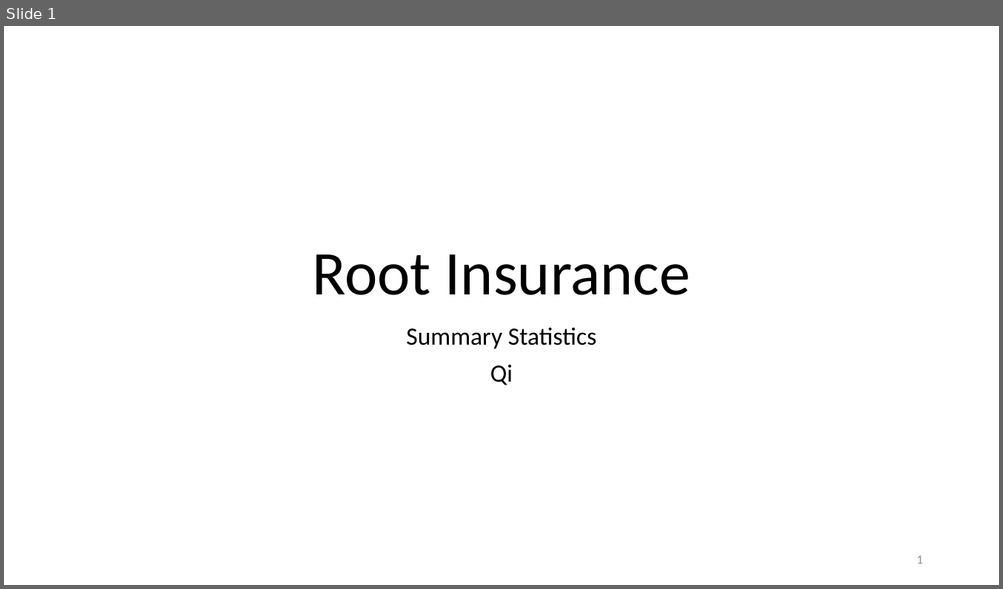
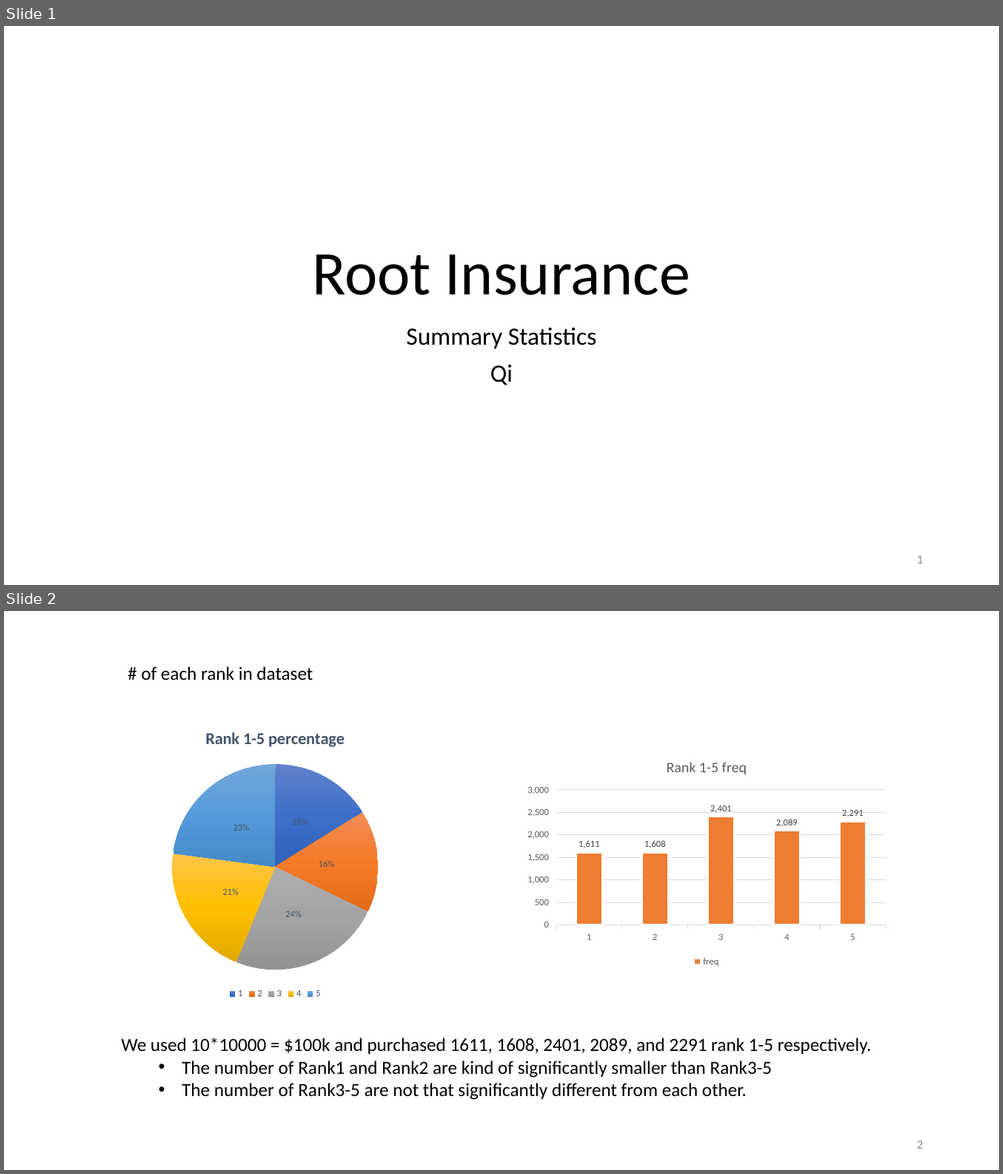
Before and after one commit to SiddharthaSBora/bootcamp-project, a slide deck: 1-analysis/RootInsurance_Qi.pptx. Shown one above the other, each under a label of ours: slide 1 before the commit, slides 1 and 2 after it. The pictures are 1003x589 and 1003x1174 pixels, drawn with LibreOffice and Linux fonts; fonts in the diff are those of the drawing. Boxes give left, top, right and bottom in pixels: in the first picture for what was removed or moved away, otherwise in the second. Text is boxed around its words. In the diff, an @@ line names an element or a change of style, - is before the commit and + after.

```diff
--- a/1-analysis/RootInsurance_Qi.pptx
+++ b/1-analysis/RootInsurance_Qi.pptx
@@ slide 2 added at (x1=4, y1=611, x2=999, y2=1170), background #FFFFFF @@
@@ text added at (x1=141, y1=667, x2=313, y2=681), 18 pt, text #000000 @@
+# of each rank in dataset
@@ pie chart added at (x1=48, y1=714, x2=502, y2=1002) @@
+title "Rank 1-5 percentage "
+categories: 1, 2, 3, 4, 5
+Series 1: 16, 16, 24, 21, 23
@@ column chart added at (x1=521, y1=746, x2=893, y2=970) @@
+title "Rank 1-5 freq "
+categories: 1, 2, 3, 4, 5
+freq: 1611, 1608, 2401, 2089, 2291
@@ text added at (x1=121, y1=1038, x2=871, y2=1100), 18 pt, text #000000 @@
+We used 10*10000 = $100k and purchased 1611, 1608, 2401, 2089, and 2291 rank 1-5 respectively.
+  • The number of Rank1 and Rank2 are kind of significantly smaller than Rank3-5
+  • The number of Rank3-5 are not that significantly different from each other.
@@ page number added at (x1=916, y1=1141, x2=922, y2=1149), 12 pt, text #8C8C8C @@
+2
```
Also in this commit, not shown: 2 slides changed.
